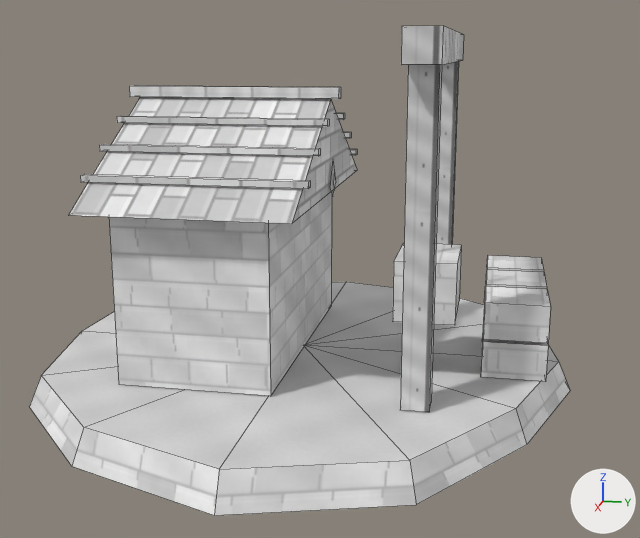
Before and after pictures for a commit that changed the OBJ model Unity/Assets/Eldoria/ExperimentalAshenCitadel/Meshes/Ashen_Stoneworks.obj.
One viewpoint serves both versions: a camera (50 mm lens) standing at (9.89, 2.18, 3.61) and looking at (0.3, 0.26, 1.22). Lighting does not change. The marker at lower right points along +X, +Y and +Z. The first picture is the older version. Mesh edges are drawn as thin lines. Where no turn or scale is listed for an object, it has been applied to the vertices. Vertices at exactly the same position are counted once.

Names of what the first picture shows: 'Ashen_Stoneworks'.
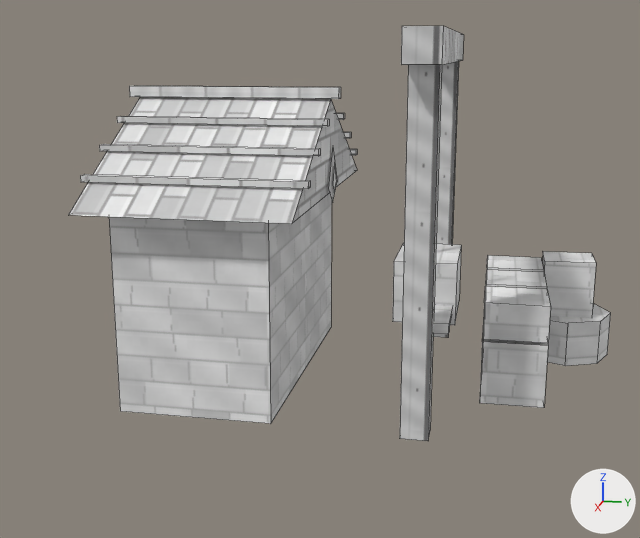
Where the change shows, as pixel boxes [x1, y1, x2, y2] in the pictures (640 x 538 px; the box of a moved part takes in the faces that stretch with it):
```json
{"object": "Ashen_Stoneworks", "change": "reshaped", "before": [29, 26, 570, 516], "after": [69, 26, 611, 441], "on screen": "15% shorter"}
{"part": 1, "of": "me_ashen_stoneworks", "change": "added", "after": [547, 304, 611, 366]}
{"part": 2, "of": "me_ashen_stoneworks", "change": "added", "after": [542, 251, 596, 318]}
{"part": 3, "of": "me_ashen_stoneworks", "change": "added", "after": [433, 306, 452, 334]}
{"part": 4, "of": "me_ashen_stoneworks", "change": "rebuilt", "before": [333, 170, 336, 190], "after": [333, 162, 336, 192]}
{"part": 5, "of": "me_ashen_stoneworks", "change": "rebuilt", "before": [330, 161, 334, 196], "after": [328, 148, 337, 202]}
{"part": 6, "of": "me_ashen_stoneworks", "change": "deleted", "before": [29, 282, 570, 516]}
{"part": 7, "of": "me_ashen_stoneworks", "change": "moved or reshaped", "before": [109, 192, 332, 396], "after": [109, 193, 332, 424]}
{"part": 8, "of": "me_ashen_stoneworks", "change": "moved or reshaped", "before": [400, 61, 548, 412], "after": [400, 61, 548, 441]}
```

Edits to the scene script, one JSON object a line:
```json
{"block": "me_ashen_stoneworks", "where": "# used by ob_ashen_stoneworks; location = (0.0, 0.0, 0.0)"}
{"block": "me_ashen_stoneworks", "where": "# verts and faces of me_ashen_stoneworks; kept vertices keep their numbers, new ones are numbered from 191"}
{"block": "me_ashen_stoneworks", "where": "# before: 27 (1.67, 0.03, 0.2) at pixel (270, 396), 28 (-1.67, 0.03, 0.2) at pixel (331, 306), 30 (1.67, -1.62, 0.2) at pixel (118, 384), 32 (-1.67, -1.62, 0.2)"}
{"op": "remove", "block": "me_ashen_stoneworks", "code": "me_ashen_stoneworks.from_pydata(...)  # 191 vertices, 144 faces; spans x -3.21..3.48, y -3.0..3.11, z -0.15..3.82"}
{"op": "remove", "block": "me_ashen_stoneworks", "code": "me_ashen_stoneworks.materials.append(mat_basalt)  # picture img_ashenstone_png"}
{"op": "add", "block": "me_ashen_stoneworks", "code": "me_ashen_stoneworks.from_pydata(...)  # 198 vertices, 142 faces; spans x -2.05..2.05, y -2.02..3.65, z -0.1..3.82"}
{"block": "me_ashen_stoneworks", "change": "me_ashen_stoneworks part 1: a new loose piece, an 8-sided cylinder along z spanning x -1.8..-0.7, y 2.55..3.65, z -0.1..0.44, in mat_cut (picture img_ashenstone_png)"}
{"block": "me_ashen_stoneworks", "change": "me_ashen_stoneworks part 2: a new loose piece, a box spanning x -1.52..-0.98, y 2.8..3.4, z -0.1..1.13, in mat_stonelight (picture img_ashenstone_png)"}
{"block": "me_ashen_stoneworks", "change": "me_ashen_stoneworks part 3: a new loose piece, a box spanning x 0.8..1.6, y 1.61..1.79, z 0.95..1.05, in mat_iron (picture img_ashenmetal_png)"}
{"block": "me_ashen_stoneworks", "change": "me_ashen_stoneworks part 4: the loose piece of 4 vertices spanning x -0.07..0.07, y 0.37, z 2.07..2.3 is rebuilt with 4 vertices and now spans x -0.11..0.11, y 0.37, z 2.04..2.39"}
{"block": "me_ashen_stoneworks", "change": "me_ashen_stoneworks part 5: the loose piece of 4 vertices spanning x -0.19..0.19, y 0.35, z 2.0..2.43 is rebuilt with 4 vertices and now spans x -0.28..0.28, y 0.35, z 1.93..2.58"}
{"block": "me_ashen_stoneworks", "change": "me_ashen_stoneworks part 6: the loose piece of 25 vertices spanning x -3.21..3.48, y -3.0..3.11, z -0.15..0.19 is deleted"}
{"block": "me_ashen_stoneworks", "change": "me_ashen_stoneworks part 7"}
{"op": "add", "block": "me_ashen_stoneworks", "code": "verts[27] = (1.67, 0.02, -0.1)  # moved, pixel (270, 423)"}
{"op": "add", "block": "me_ashen_stoneworks", "code": "verts[28] = (-1.67, 0.02, -0.1)  # moved, pixel (331, 327)"}
{"op": "add", "block": "me_ashen_stoneworks", "code": "verts[30] = (1.67, -1.62, -0.1)  # moved, pixel (120, 411)"}
{"op": "add", "block": "me_ashen_stoneworks", "code": "verts[32] = (-1.67, -1.62, -0.1)  # moved"}
{"block": "me_ashen_stoneworks", "change": "me_ashen_stoneworks part 8"}
{"block": "me_ashen_stoneworks", "change": "20 vertices in x -1.78..1.78, y 1.36..2.79, z 0.2 move by (0.0, 0.0, -0.3)"}
{"op": "remove", "block": "me_ashen_stoneworks", "code": "me_ashen_stoneworks.materials.append(mat_moss)  # picture img_ashenmoss_png"}
```
